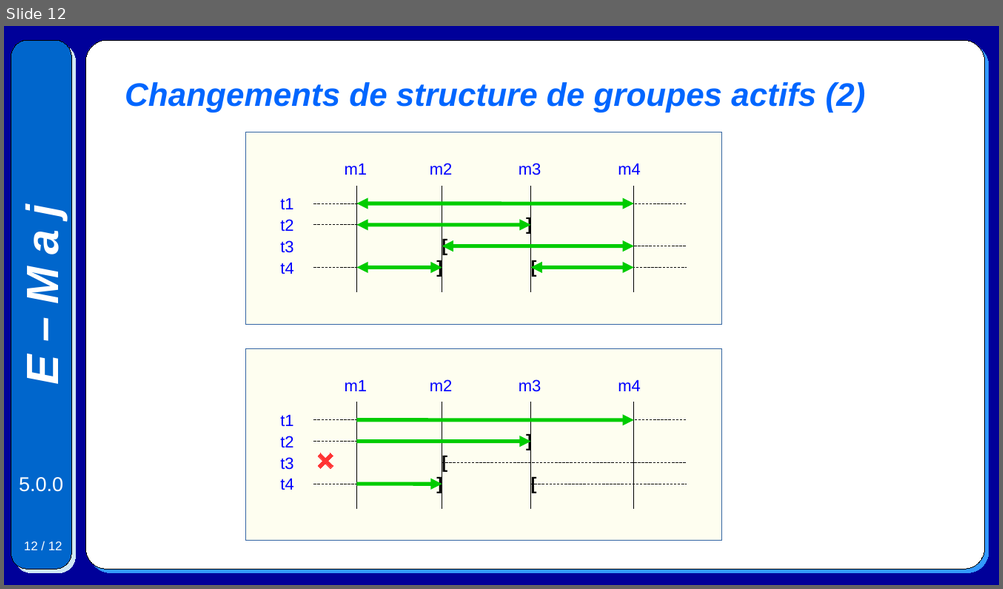
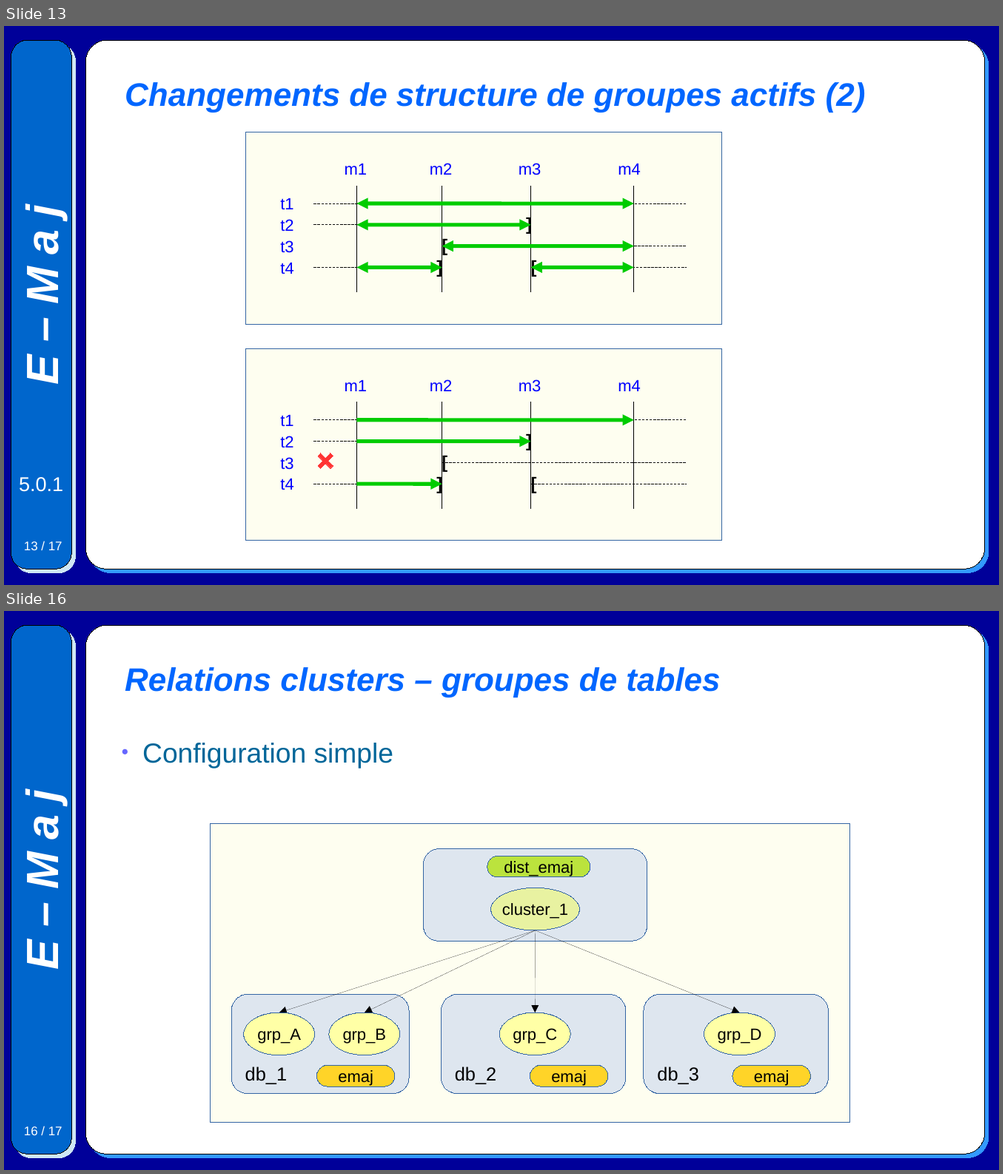
Before and after one commit to beaud76/emaj_doc, a slide deck: Emaj.devel_graphics_fr.odp. Shown one above the other, each under a label of ours: slide 12 before the commit, slides 13 and 16 after it; the slides between them are not shown. The pictures are 1003x589 and 1003x1174 pixels, drawn with LibreOffice and Linux fonts; fonts in the diff are those of the drawing. Boxes give left, top, right and bottom in pixels: in the first picture for what was removed or moved away, otherwise in the second. Text is boxed around its words. In the diff, an @@ line names an element or a change of style, - is before the commit and + after.

```diff
--- a/Emaj.devel_graphics_fr.odp
+++ b/Emaj.devel_graphics_fr.odp
@@ slide 16 added at (x1=4, y1=611, x2=999, y2=1170), background #000099; not listed: 4 template elements that a slide beside it also shows @@
@@ title added at (x1=125, y1=667, x2=720, y2=698), 26 pt, text #0066FF, bold, italic @@
+Relations clusters – groupes de tables
@@ text added at (x1=142, y1=743, x2=393, y2=769), 22 pt, text #006699 @@
+● Configuration simple
@@ rectangle added at (x1=210, y1=824, x2=850, y2=1123), fill #FEFEF0, outline #3465A4 0 pt @@
@@ rounded rectangle added at (x1=424, y1=849, x2=648, y2=941), fill #DEE6EF, outline #3465A4 0 pt @@
@@ rounded rectangle added at (x1=486, y1=857, x2=590, y2=878), fill #BBE33D, outline #3465A4 0 pt, 13 pt, text #000000 @@
+dist_emaj
@@ ellipse added at (x1=490, y1=888, x2=579, y2=931), fill #E8F2A1, outline #3465A4 0 pt, 13 pt, text #000000 @@
+cluster_1
@@ arrow added from (535, 931) to (279, 1014), #000000 0 pt @@
@@ arrow added from (535, 931) to (364, 1014), #000000 0 pt @@
@@ arrow added from (535, 931) to (535, 1014), #000000 0 pt @@
@@ arrow added from (535, 931) to (740, 1014), #000000 0 pt @@
@@ rounded rectangle added at (x1=231, y1=994, x2=410, y2=1093), fill #DEE6EF, outline #3465A4 0 pt, 15 pt, text #000000 @@
+db_1
@@ rounded rectangle added at (x1=441, y1=994, x2=626, y2=1093), fill #DEE6EF, outline #3465A4 0 pt, 15 pt, text #000000 @@
+db_2
@@ rounded rectangle added at (x1=644, y1=994, x2=829, y2=1093), fill #DEE6EF, outline #3465A4 0 pt, 15 pt, text #000000 @@
+db_3
@@ ellipse added at (x1=244, y1=1013, x2=316, y2=1055), fill #FFFFA6, outline #3465A4 0 pt, 13 pt, text #000000 @@
+grp_A
@@ ellipse added at (x1=329, y1=1013, x2=400, y2=1055), fill #FFFFA6, outline #3465A4 0 pt, 13 pt, text #000000 @@
+grp_B
@@ ellipse added at (x1=500, y1=1013, x2=571, y2=1055), fill #FFFFA6, outline #3465A4 0 pt, 13 pt, text #000000 @@
+grp_C
@@ ellipse added at (x1=704, y1=1013, x2=776, y2=1055), fill #FFFFA6, outline #3465A4 0 pt, 13 pt, text #000000 @@
+grp_D
@@ rounded rectangle added at (x1=316, y1=1066, x2=395, y2=1088), fill #FFD428, outline #3465A4 0 pt, 13 pt, text #000000 @@
+emaj
@@ rounded rectangle added at (x1=530, y1=1066, x2=609, y2=1088), fill #FFD428, outline #3465A4 0 pt, 13 pt, text #000000 @@
+emaj
@@ rounded rectangle added at (x1=732, y1=1066, x2=811, y2=1088), fill #FFD428, outline #3465A4 0 pt, 13 pt, text #000000 @@
+emaj
@@ what was slide 12 is now slide 13 @@
@@ slide 13 changed as well @@
@@ text at (x1=19, y1=477, x2=63, y2=492): text changed @@
-5.0.0
+5.0.1
@@ page number at (x1=24, y1=542, x2=62, y2=551): text changed @@
-12 / 12
+13 / 17
```
Also in this commit, not shown: 11 other slides changed, 4 other slides added, 2 other files.
